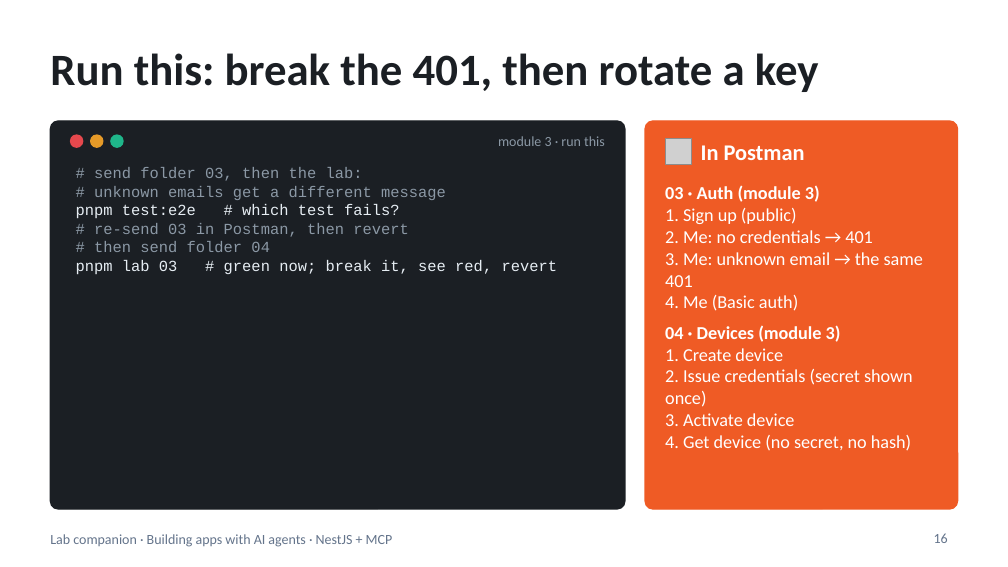
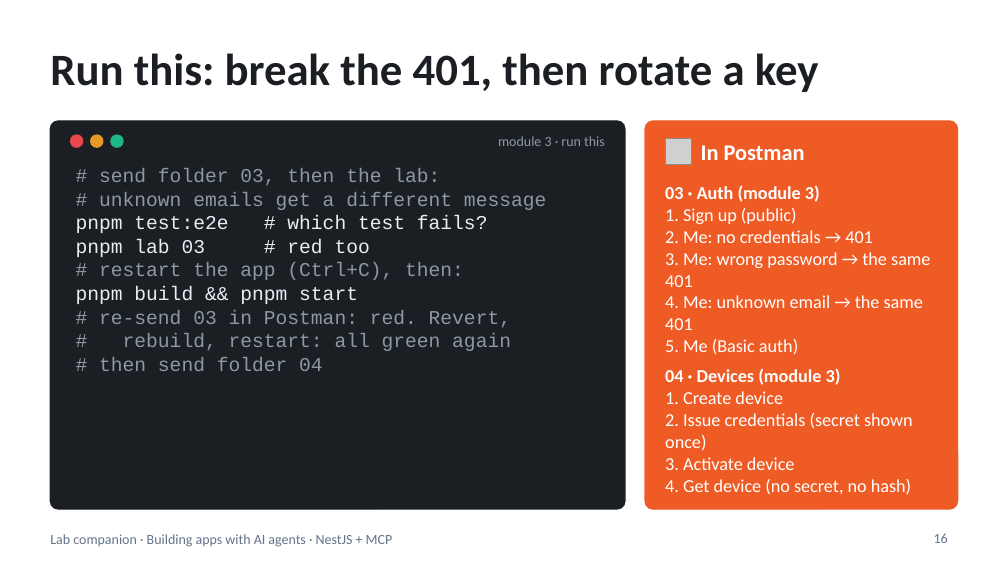
Before and after one commit to blazaga/ai-training-modules, a slide deck: slide 16 of docs/ai-agent-training/slides/lab-companion.pptx. Drawn at 1008x567 pixels with LibreOffice and Linux fonts; fonts in the diff are those of the drawing; grey boxes stand for pictures. Boxes give left, top, right and bottom in pixels: in the first picture for what was removed or moved away, otherwise in the second. Text is boxed around its words. In the diff, an @@ line names an element or a change of style, - is before the commit and + after.

```diff
--- a/docs/ai-agent-training/slides/lab-companion.pptx
+++ b/docs/ai-agent-training/slides/lab-companion.pptx
@@ text at [76, 169, 546, 371]: size 11 to 14 pt in "# send folder 03, then the lab:", "# unknown emails get a different message", "pnpm test:e2e # which test fails?", "# then send folder 04" @@
@@ text at [76, 239, 511, 351]: text changed; size 11 to 14 pt @@
-# re-send 03 in Postman, then revert
+pnpm lab 03 # red too
+# restart the app (Ctrl+C), then:
+pnpm build && pnpm start
+# re-send 03 in Postman: red. Revert,
+# rebuild, restart: all green again
@@ text at [76, 260, 558, 274]: paragraph removed @@
-pnpm lab 03 # green now; break it, see red, revert
@@ text at [665, 252, 930, 355]: text changed @@
-3. Me: unknown email → the same 401
-4. Me (Basic auth)
+3. Me: wrong password → the same 401
+4. Me: unknown email → the same 401
+5. Me (Basic auth)
```
Also in this commit, not shown: 7 other slides changed, 14 other files.
